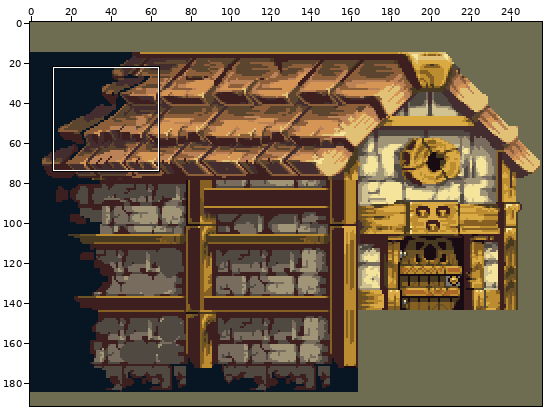
Sprite sheet, stored at images/props/world-1-house-cliff-1.png. The picture above shows the old version from afar; the outline marks the close-up.
Close-up. Before the edit:
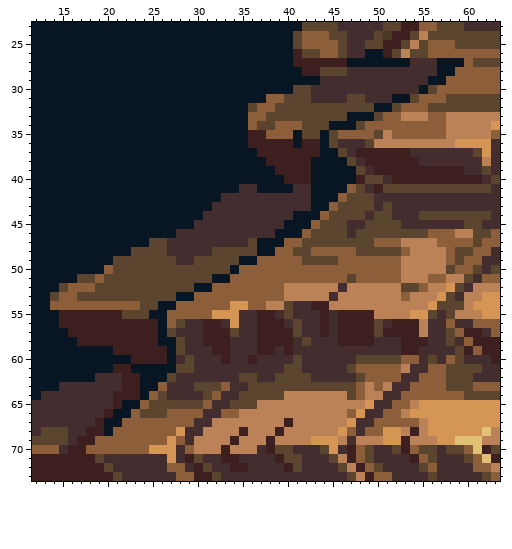
The file is 256x192 pixels. Colours within 5 levels of each other are drawn and written as one. Shown: x 12..63, y 23..73.
Now the later version:
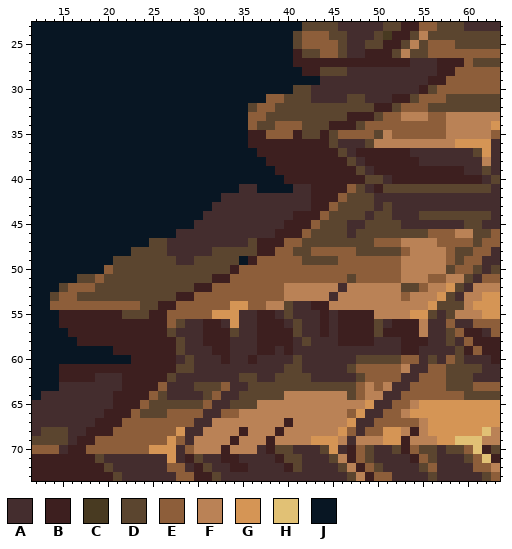
Palette (. is transparent): A #442d2e  B #3d1f1f  C #483a21  D #5b452f  E #8d5e3a  F #ba8256  G #d59555  H #e1c175  J #081623
The commit says: Fixed a few graphical issues on house exteriors.
Change:
Changed rows in their new state; - is an unchanged pixel.
first column x 15:
26 ----------------------------------BB---------
27 --------------------------------BBBBBBB---BBB
28 ------------------------------------------BB-
29 -----------------------------------------BB--
30 ----------------------------------------B----
31 -------------------------------------BB------
32 -----------------------------------BB--------
33 --------------------------------BBB----------
34 ------------------------------BBB------------
35 --------------------------B--B---------------
36 --------------------------B--B---------------
37 -----------------------------BB--------------
38 ----------------------------BBBB-------------
39 ----------------------------BBBBB------------
40 ----------------------------BBBBB------------
41 ----------------------------BBBB-------------
42 ----------------------------BBB--------------
43 ----------------------------BB---------------
44 --------------------------BBB----------------
45 -------------------------BBB-----------------
46 ------------------------BBB------------------
47 ----------------------BBB--------------------
48 ----------------------BB---------------------
49 ---------------------B-----------------------
50 -------------------B-------------------------
51 -----------------BB--------------------------
52 ---------------BB----------------------------
53 -------------BB------------------------------
54 -----------BB--------------------------------
55 ----------BB---------------------------------
56 -----------B---------------------------------
57 -----------B---------------------------------
58 -----------BB--------------------------------
59 ------------B--------------------------------
60 ------------B--------------------------------
61 BBBBBB--BBBBB--------------------------------
62 BBBB-----BBB---------------------------------
63 ---------BB----------------------------------
64 ---------B-----------------------------------
65 -------BB------------------------------------
66 ------BB-------------------------------------
67 -----BB--------------------------------------
68 -----B---------------------------------------
